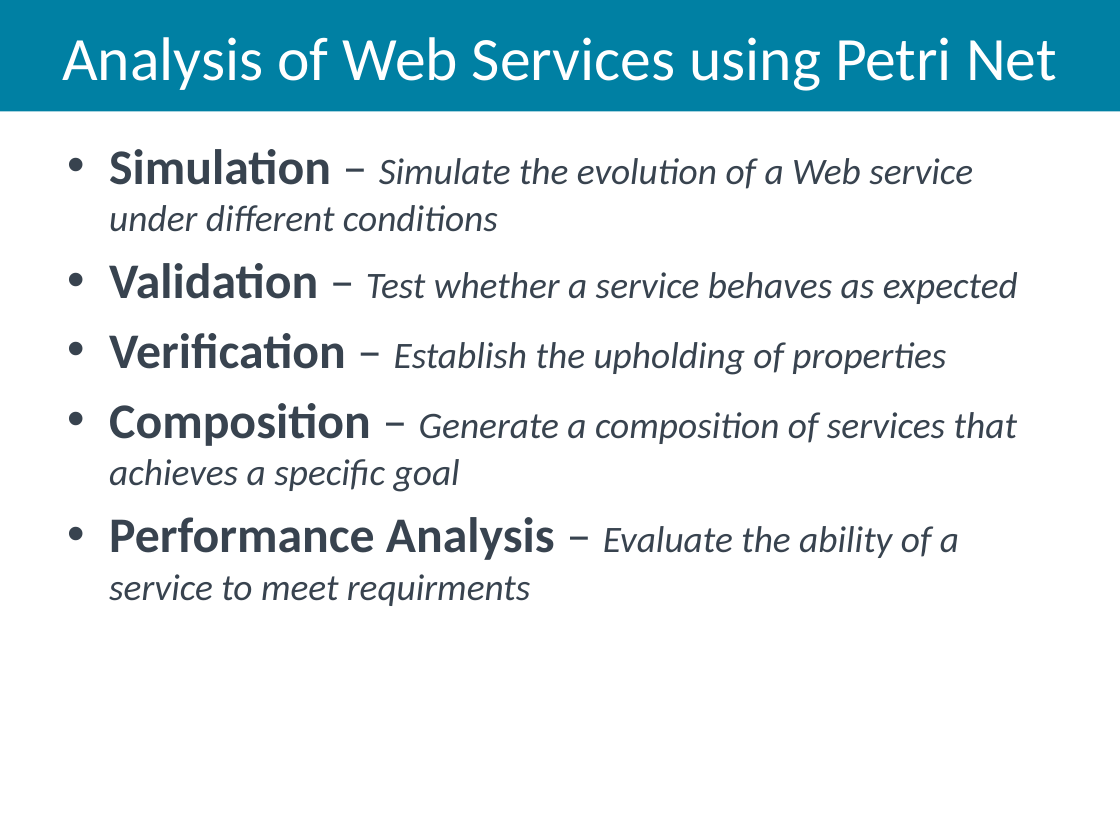
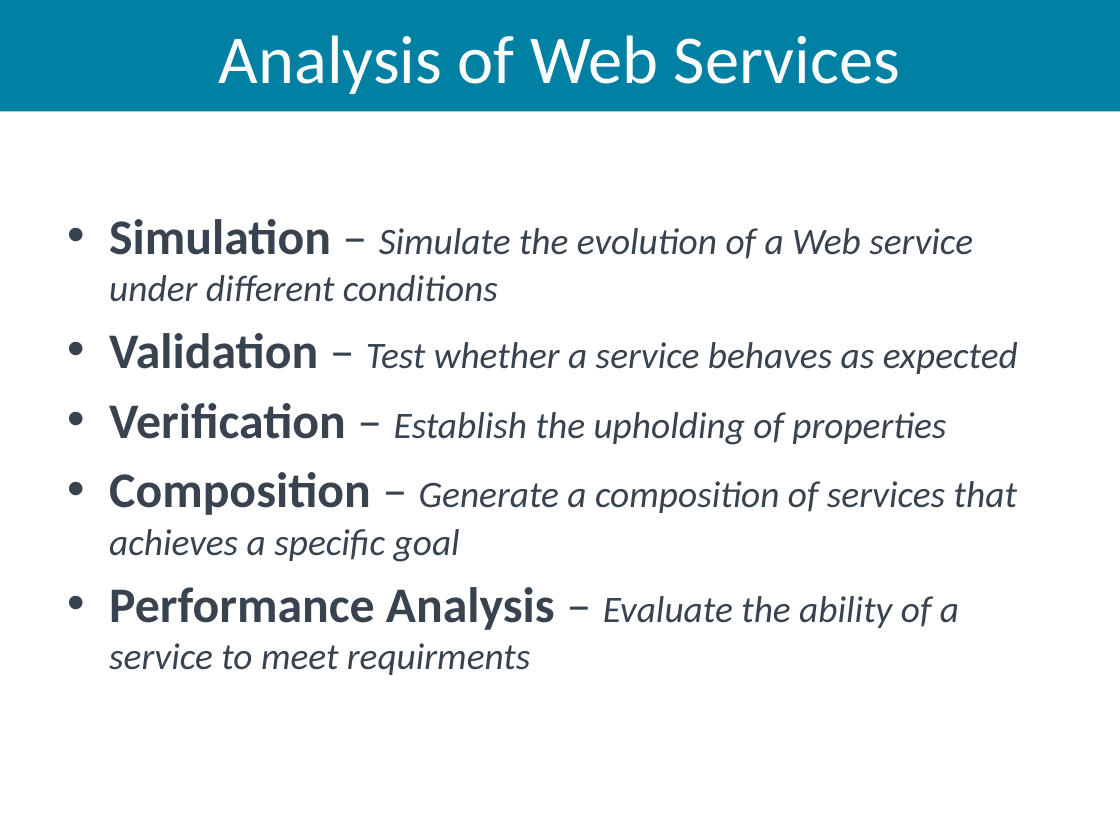
Before and after one commit to aiked/cs565, a slide deck: slide 16 of presentation/michath_slides.pptx (slide 12 before the commit). Drawn at 1120x840 pixels with LibreOffice and Linux fonts; fonts in the diff are those of the drawing. Boxes give left, top, right and bottom in pixels: in the first picture for what was removed or moved away, otherwise in the second. Text is boxed around its words. In the diff, an @@ line names an element or a change of style, - is before the commit and + after.

```diff
--- a/presentation/michath_slides.pptx
+++ b/presentation/michath_slides.pptx
@@ title at (219,35,900,94): text changed; size 39.6 to 44 pt @@
-Analysis of Web Services using Petri Net
+Analysis of Web Services
@@ text "Simulation – Simulate the evolution ...": place and size @@
-text "Simulation – Simulate the evolution ..." at (109,149,1018,606)
+text "Simulation – Simulate the evolution ..." at (109,219,1018,675)
```
Also in this commit, not shown: 4 other slides changed, 32 slides added.
